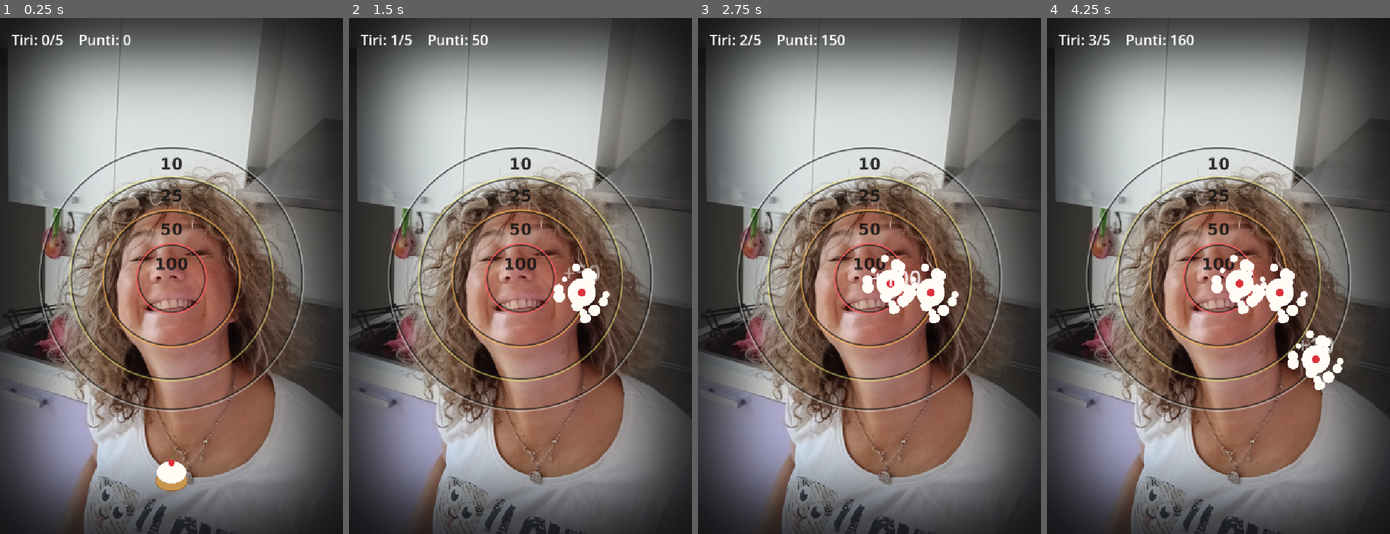
Above: before the commit, frames 1-4 (left to right).
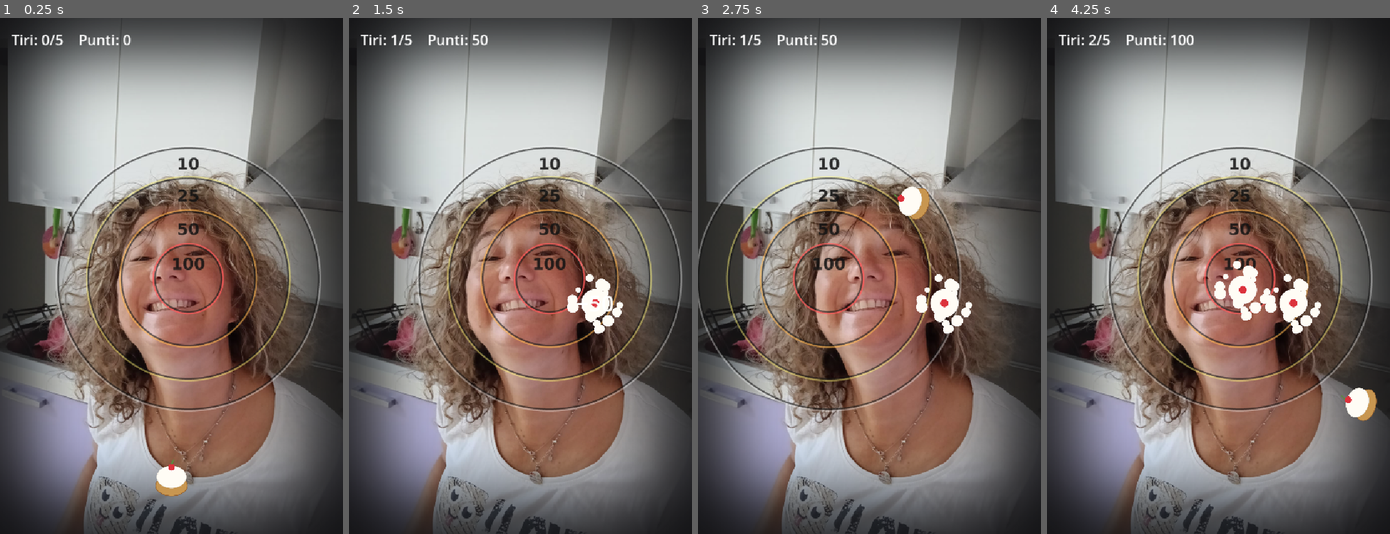
Above: after the commit, the same moments.

Repository: nicolaregge-pulse/corso-godot
Game: Godot game, scene res://main.tscn
Same seed, same stepped clock (60 frames per second), same inputs: the game is played once before the commit and once after it.
Inputs (mouse positions are in pixels of both pictures, inside the frame that each line leads up to):
- Up to frame 1 (0.25 s): no input
- Up to frame 2 (1.5 s): tap Enter (ui_accept) at 0.5, 0.77 s; move the mouse to (595, 250) at 0.52 s; click (595, 250) at 0.67 s; drag from (451, 301) to (503, 379) at 1.27 s
- Up to frame 3 (2.75 s): move the mouse to (903, 162) at 2.02 s; click (903, 162) at 2.17 s
- Up to frame 4 (4.25 s): drag from (1201, 379) to (1115, 198) at 2.77 s; move the mouse to (1321, 353) at 3.52 s; click (1321, 353) at 3.67 s; tap Enter (ui_accept) at 3.77 s

The runs differ from the first frame. In frame 1, 7.7% of the frame differs, in the area x 11-94%, y 25-93%; in frame 2, 8.3%; in frame 3, 9.1%; in frame 4, 9.9%, in the area x 11-97%, y 3-79%.

Commit message:
Torta: potenza regolabile (arco a fionda) + bersaglio che oscilla
Piu' lontano trascini, piu' forte tiri; una linea mostra l'arco. Il
bersaglio oscilla, serve tempismo. Punteggio per vicinanza al centro.
Cache-bust ri-applicato.

Co-Authored-By: Claude Opus 4.8 <noreply@anthropic.com>
Claude-Session: https://claude.ai/code/session_01Vq5FU5TvjomBhpm5HhNzUc

Diff:
--- a/torta-in-faccia/main.gd
+++ b/torta-in-faccia/main.gd
@@ -1,14 +1,19 @@
 extends Node2D
 # GIOCO — Torta in faccia.
-# Punta verso la faccia: tocca o trascina il dito nel punto dove vuoi colpire.
-# Compare una linea che mostra la traiettoria. Lasci e la torta parte dritta
-# verso quel punto. Il punteggio dipende da quanto passi vicino al centro.
+# Trascina il dito verso la faccia: PIU' LONTANO trascini, PIU' FORTE tiri.
+# Una linea ti mostra l'arco dove cadra' la torta, cosi' regoli la potenza.
+# Il bersaglio oscilla, quindi serve anche tempismo. Punti secondo quanto sei
+# vicino al centro.
 #
 # LA FACCIA: e' il file sfondo.png (la foto a tutto schermo).
 
 # ===== FALLO TUO =====
 const TIRI_TOTALI: int = 5
-const VELOCITA: float = 1700.0
+const FORZA: float = 2.7             # quanto conta la lunghezza del trascinamento
+const FORZA_MAX: float = 1550.0      # potenza massima
+const GRAVITA: float = 1500.0
+const OSCILLA: float = 90.0          # quanto oscilla il bersaglio (0 = fermo)
+const VELOCITA_OSCILLA: float = 1.6
 # =====================
 
 @onready var hudVar: Label = $hudScena
@@ -22,6 +27,7 @@
 var linea: Line2D
 var splats: Array = []
 var centro: Vector2
+var centro_ora: Vector2
 var half: float
 var r100: float
 var r50: float
@@ -39,6 +45,7 @@
 var tiri: int = 0
 var punti: int = 0
 var pausa: float = 0.0
+var tempo: float = 0.0
 var vp: Vector2
 
 func _ready() -> void:
@@ -49,6 +56,7 @@
 	var sfondo_tex: Texture2D = load("res://sfondo.png")
 	var bersaglio_tex: Texture2D = load("res://bersaglio.png")
 	centro = Vector2(vp.x * 0.5, vp.y * 0.505)
+	centro_ora = centro
 	half = 290.0
 	r100 = 0.258 * half
 	r50 = 0.50 * half
@@ -72,7 +80,7 @@
 	var torta_tex: Texture2D = load("res://torta.png")
 	torta.texture = torta_tex
 	torta.scale = Vector2(100.0 / float(torta_tex.get_width()), 100.0 / float(torta_tex.get_height()))
-	ancora = Vector2(vp.x * 0.5, vp.y - 130.0)
+	ancora = Vector2(vp.x * 0.5, vp.y - 120.0)
 	torta.position = ancora
 	campo.add_child(torta)
 	hudVar.position = Vector2(24, 24)
@@ -106,6 +114,9 @@
 		dito = event.position
 
 func _process(delta: float) -> void:
+	tempo += delta
+	centro_ora = centro + Vector2(sin(tempo * VELOCITA_OSCILLA) * OSCILLA, 0.0)
+	bersaglio.position = centro_ora
 	if tiri >= TIRI_TOTALI and not in_volo:
 		if Input.is_action_just_pressed("ui_accept"):
 			_ricomincia()
@@ -117,37 +128,46 @@
 	if in_volo:
 		_vola(delta)
 	elif puntando and pronto:
-		linea.points = _traiettoria()
-
-func _direzione() -> Vector2:
-	var d: Vector2 = dito - ancora
-	if d.length() < 20.0:
-		return Vector2.ZERO
-	d = d.normalized()
-	d.y = min(d.y, -0.25)      # sempre un po' verso l'alto, mai in basso
-	return d.normalized()
-
-func _traiettoria() -> PackedVector2Array:
-	var dir: Vector2 = _direzione()
-	if dir == Vector2.ZERO:
-		return PackedVector2Array()
-	return PackedVector2Array([ancora, ancora + dir * 1600.0])
+		linea.points = _arco()
+
+func _v0() -> Vector2:
+	var tira: Vector2 = dito - ancora     # trascini verso dove vuoi tirare
+	var v: Vector2 = tira * FORZA
+	if v.length() > FORZA_MAX:
+		v = v.normalized() * FORZA_MAX
+	v.y = -abs(v.y)                        # sempre verso l'alto
+	return v
+
+func _arco() -> PackedVector2Array:
+	var pts: PackedVector2Array = PackedVector2Array()
+	var v: Vector2 = _v0()
+	if v.length() < 80.0:
+		return pts
+	var p: Vector2 = ancora
+	for i in range(34):
+		pts.append(p)
+		v.y += GRAVITA * 0.035
+		p += v * 0.035
+		if p.y > vp.y + 30.0 or p.x < -30.0 or p.x > vp.x + 30.0:
+			break
+	return pts
 
 func _lancia() -> void:
-	var dir: Vector2 = _direzione()
-	if dir == Vector2.ZERO:
+	var v: Vector2 = _v0()
+	if v.length() < 80.0:
 		return
 	torta.position = ancora
-	torta_v = dir * VELOCITA
+	torta_v = v
 	in_volo = true
 	pronto = false
 	vicino = 999999.0
 	entrato = false
 
 func _vola(delta: float) -> void:
+	torta_v.y += GRAVITA * delta
 	torta.position += torta_v * delta
-	torta.rotation += delta * 12.0
-	var d: float = torta.position.distance_to(centro)
+	torta.rotation += delta * 10.0
+	var d: float = torta.position.distance_to(centro_ora)
 	if d < vicino:
 		vicino = d
 		vicino_pos = torta.position
@@ -155,7 +175,7 @@
 		entrato = true
 	if entrato and d > r10:
 		_colpito(vicino_pos, vicino)
-	elif torta.position.y < -120.0 or torta.position.x < -120.0 or torta.position.x > vp.x + 120.0 or torta.position.y > vp.y + 120.0:
+	elif torta.position.y > vp.y + 150.0 or torta.position.x < -150.0 or torta.position.x > vp.x + 150.0:
 		if entrato:
 			_colpito(vicino_pos, vicino)
 		else:
@@ -175,7 +195,7 @@
 	_fine_tiro()
 
 func _mancato() -> void:
-	_mostra_scritta(centro + Vector2(-90, 0), "MANCATO")
+	_mostra_scritta(centro_ora + Vector2(-90, 0), "MANCATO")
 	_fine_tiro()
 
 func _fine_tiro() -> void:
Not shown, changed: docs/torta/index.html
Not shown, changed: docs/torta/index.pck
